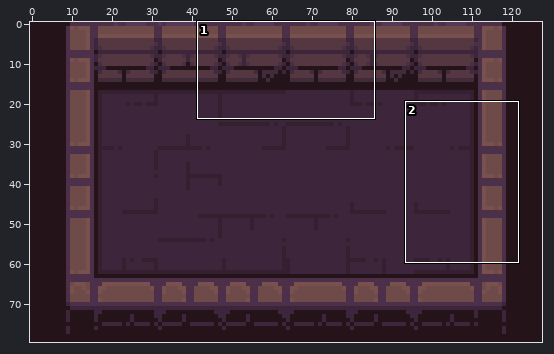
File history of a sprite sheet, resources/room_images/room_NXEX.png. Above: a wide view before the commit, with the close-up outlined.
Close-up. First the earlier version:
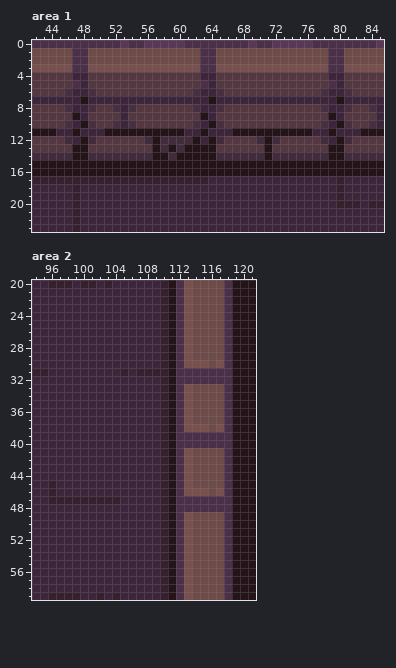
The file is 480x270 pixels. Colours within 5 levels of each other are drawn and written as one. Shown: area 1: x 42..85, y 0..23; area 2: x 94..121, y 20..59. The old version is drawn lined up with the new one, on the new canvas.
New version:
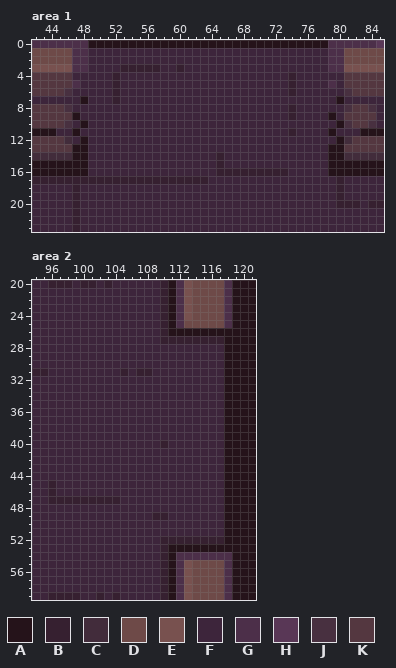
Palette (. is transparent): A #25131a  B #362030  C #422c3b  D #6e4a48  E #78514f  F #3d253b  G #4c2f49  H #593756  J #483040  K #543740
Diff:
canvas 480x270 -> 128x80, the old top-left corner now at -176,-96 (the part of the old canvas that was cut away was empty and is not shown)
Changed rows in their new state; - is an unchanged pixel.
Area 1:
first column x 49:
 0 AAAAAAAAAAAAAAAAAAAAAAAAAAAAAA
 1 FFFFFFFFFFFFFFFFFFFFFFFFFFFFFF
 2 FFFFFFFFFFFFFFFFFFFFFFFFFFFFFF
 3 FFFFBBBBBFFBFFFFFFFFFFFFFFFFFF
 4 FFFBFFFFFFFFFF--FFFFFFFFFBFFFF
 5 FFFBFFFFFFFFFFF-FFFFFFFFFBFFFF
 6 FFFBFFFFFFFFFF--FFFFFFFFFBFFFF
 7 ---B-----------F--------------
 8 FFFF-FFFFFFFFF--FFFFFFFFFBFFFF
 9 FFFF-FFFFFFFFFF-FFFFFFFFFBFFFF
10 FFFF-FFFFFFFFF-FFFFFFFFFFFFFFF
11 --FFFFFFFFFF--F---FFFFFFFBFF--
12 FFFFFFFFFFFFFF-FFFFFFFFFFFFFFF
13 FFFFFFFFFFFFFFFFFFFFFFFFFFFFFF
14 FFFFFFFFFFFFFFFFBFFFFFFFFFFFFF
15 FFFFFFFFFFFFFFFFBFFFFFFFFFFFFF
16 FFFFFFFFFFFFFFFFBBBBBBBBBFFFFF
Area 2:
first column x 109:
25 ----D-----
26 ---AAAAAAA
27 --BBBBBBBA
28 -FFFFFFFFA
29 -FFFFFFFFA
30 -FFFFFFFFA
31 FFFFFFFFFA
32 -FFFFFFFFA
33 -FFFFFFFFA
34 -FFFFFFFFA
35 -FFFFFFFFA
36 -FFFFFFFFA
37 -FFFFFFFFA
38 -FFFFFFFFA
39 -FFFFFFFFA
40 --FFFFFFFA
41 -FFFFFFFFA
42 -FFFFFFFFA
43 -FFFFFFFFA
44 -FFFFFFFFA
45 -FFFFFFFFA
46 -FFFFFFFFA
47 -FFFFFFFFA
48 -FFFFFFFFA
49 B-FFFFFFFA
50 -FFFFFFFFA
51 -FFFFFFFFA
52 --BBBBBBBA
53 ---AAAAAAA
54 ----GGGGG-
